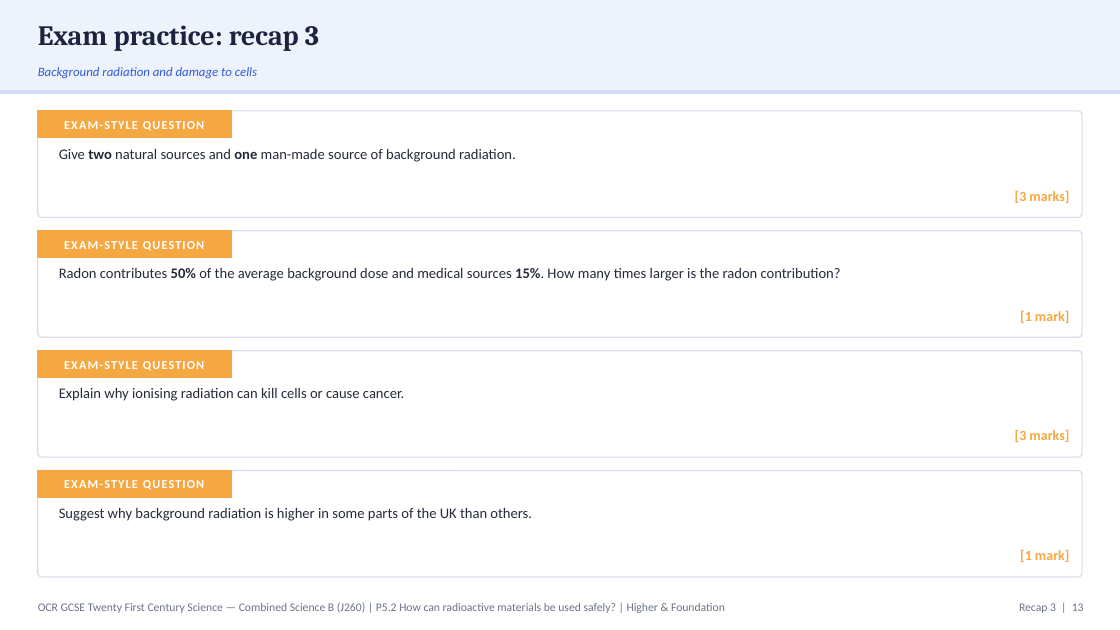
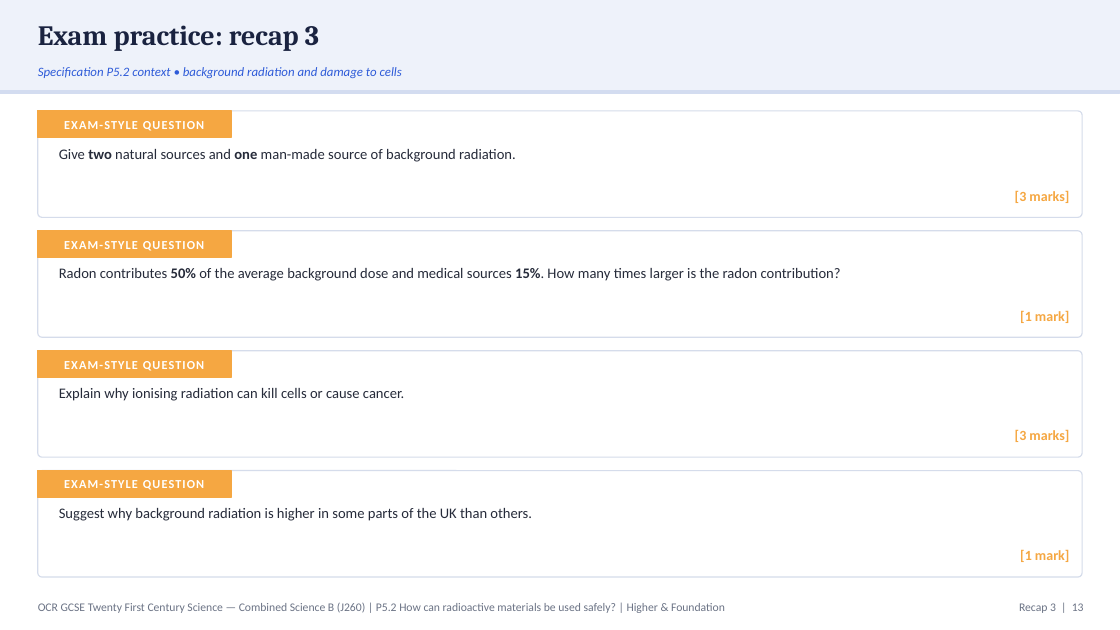
Before and after one commit to pstephenphilip-ship-it/Piri-MBBS, a slide deck: slide 13 of gcse-slides/ocr-physics/OCR21C_P5.2_UsingRadioactiveMaterialsSafely_Combined.pptx. Drawn at 1120x630 pixels with LibreOffice and Linux fonts; fonts in the diff are those of the drawing. Boxes give left, top, right and bottom in pixels: in the first picture for what was removed or moved away, otherwise in the second. Text is boxed around its words. In the diff, an @@ line names an element or a change of style, - is before the commit and + after.

```diff
--- a/gcse-slides/ocr-physics/OCR21C_P5.2_UsingRadioactiveMaterialsSafely_Combined.pptx
+++ b/gcse-slides/ocr-physics/OCR21C_P5.2_UsingRadioactiveMaterialsSafely_Combined.pptx
@@ text at [38, 67, 402, 78]: text changed @@
-Background radiation and damage to cells
+Specification P5.2 context • background radiation and damage to cells
```
Also in this commit, not shown: 12 other slides changed, 2 other files.
